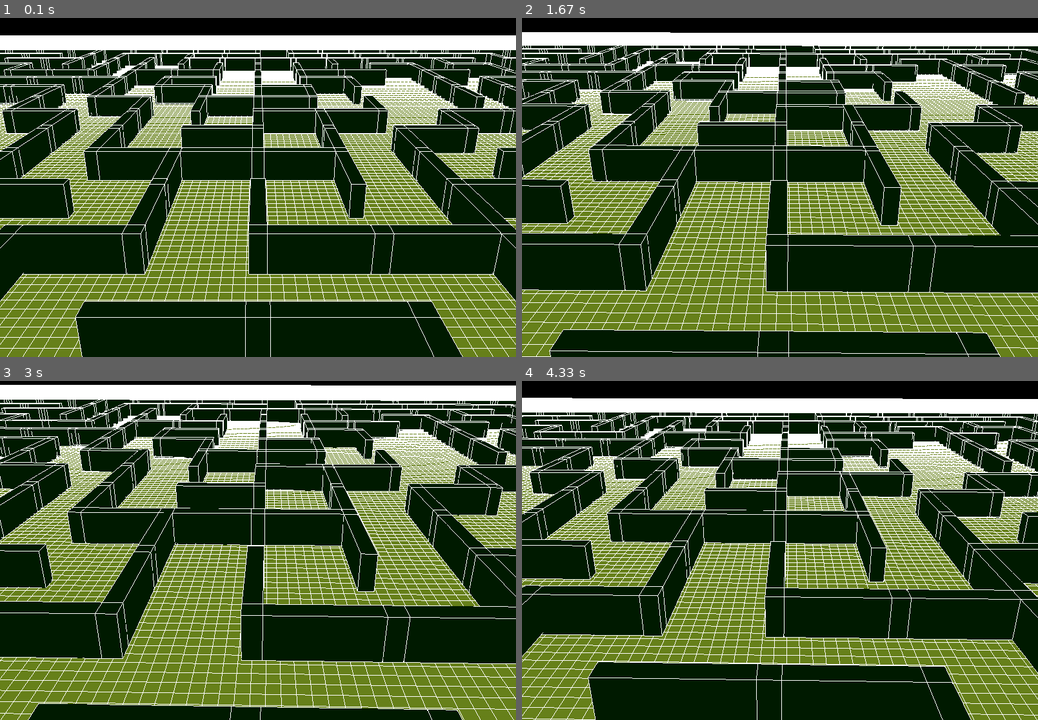
Above: before the commit, frames 1-4 (two rows, left to right).
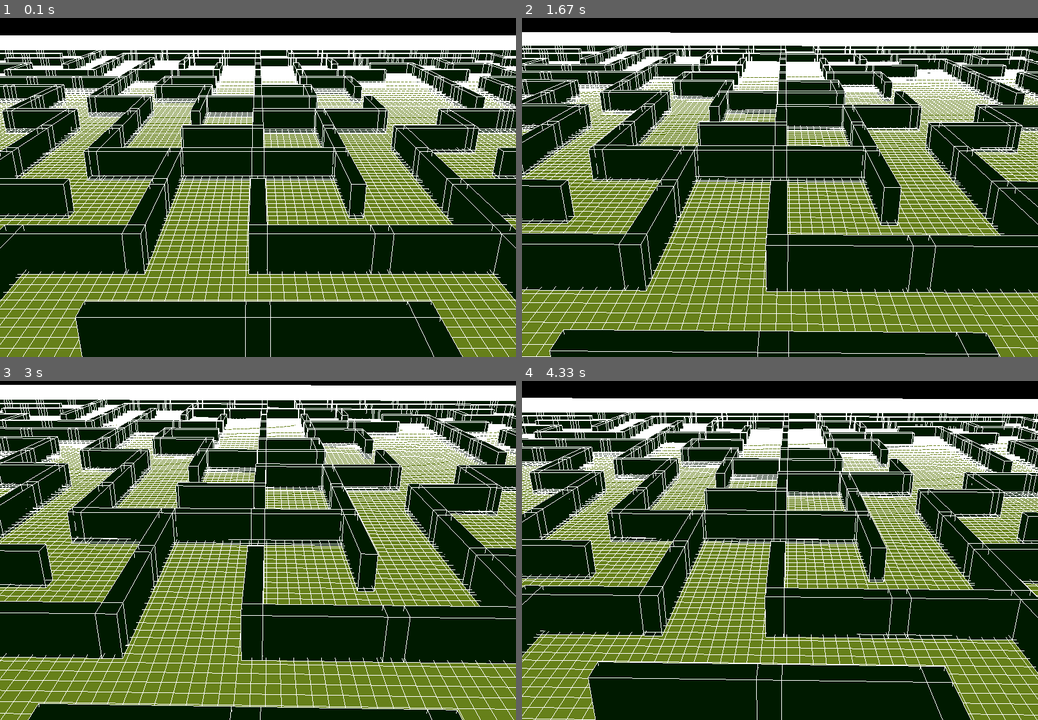
Above: after the commit, the same moments.

Repository: antonioam82/tank_controller
Game: pygame game, started from tank_demo_maze.py
Same seed, same stepped clock (60 frames per second), same inputs: the game is played once before the commit and once after it.
Inputs:
- Up to frame 1 (0.1 s): no input
- Up to frame 2 (1.67 s): tap one key every 0.33 s from 0.33 s: T F Z G
- Up to frame 3 (3 s): tap one key every 0.33 s from 1.67 s: X T F Z
- Up to frame 4 (4.33 s): tap G at 3 s; tap X at 3.33 s

The runs differ from the first frame. In frame 1, 3.1% of the frame differs, in the area x 0-100%, y 9-90%; in frame 2, 2.9%; in frame 3, 3.1%; in frame 4, 3.2%, in the area x 0-100%, y 9-91%.

Commit message:
Se realiza la activacion y configuracion de 'GL_POLYGON_OFFSET_FILL' al inicio de la función 'draw_model()'

Diff:
--- a/tank_demo_maze.py
+++ b/tank_demo_maze.py
@@ -44,6 +44,9 @@
     return vertices, edges, faces
 
 def draw_model(path):
+    glEnable(GL_POLYGON_OFFSET_FILL)
+    glPolygonOffset(1.0, 1.0)
+
     model_name = os.path.basename(path)
     v, e, f = load_object(path)
     glBegin(GL_LINES)
--- a/tank_demo_v.py
+++ b/tank_demo_v.py
@@ -57,6 +57,8 @@
     # HABILITAR TRANSPARENCIA
     glEnable(GL_BLEND)
     glBlendFunc(GL_SRC_ALPHA, GL_ONE_MINUS_SRC_ALPHA)
+    glEnable(GL_POLYGON_OFFSET_FILL)
+    glPolygonOffset(factor, units)
 
     model_name = os.path.basename(path)
     v, e, f = load_object(path)
@@ -74,9 +76,6 @@
         glVertex3f(*v[a])
         glVertex3f(*v[b])
     glEnd()
-
-    glEnable(GL_POLYGON_OFFSET_FILL)
-    glPolygonOffset(factor, units)
 
     glBegin(GL_QUADS)
     if model_name != 'bullet.obj':
